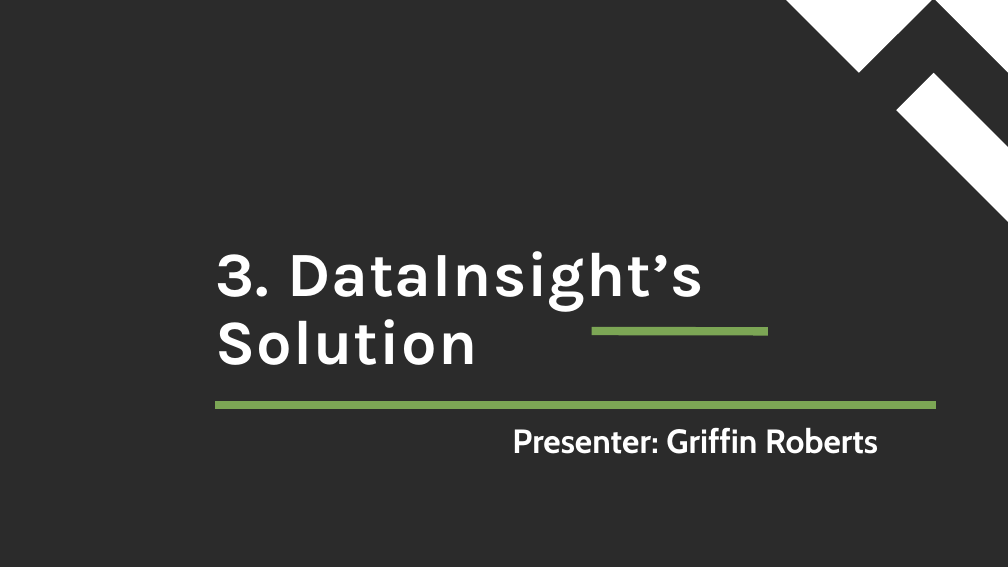
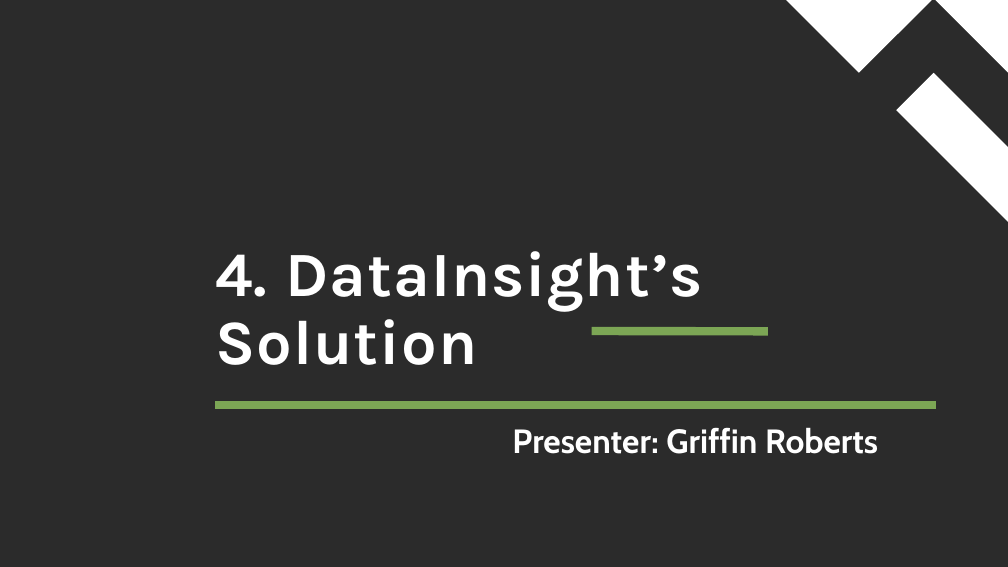
Before and after one commit to dmusili/creditcardfrauddetection, a slide deck: slide 8 of Credit Card Fraud Detection.pptx. Drawn at 1008x567 pixels with LibreOffice and Linux fonts; fonts in the diff are those of the drawing; background and template pictures are left out; a plain dark background stands for a picture behind light text. Boxes give left, top, right and bottom in pixels: in the first picture for what was removed or moved away, otherwise in the second. Text is boxed around its words. In the diff, an @@ line names an element or a change of style, - is before the commit and + after.

```diff
--- a/Credit Card Fraud Detection.pptx
+++ b/Credit Card Fraud Detection.pptx
@@ title at (215,251,702,365): text changed @@
-3. DataInsight’s Solution
+4. DataInsight’s Solution
```
Also in this commit, not shown: 8 other slides changed.
